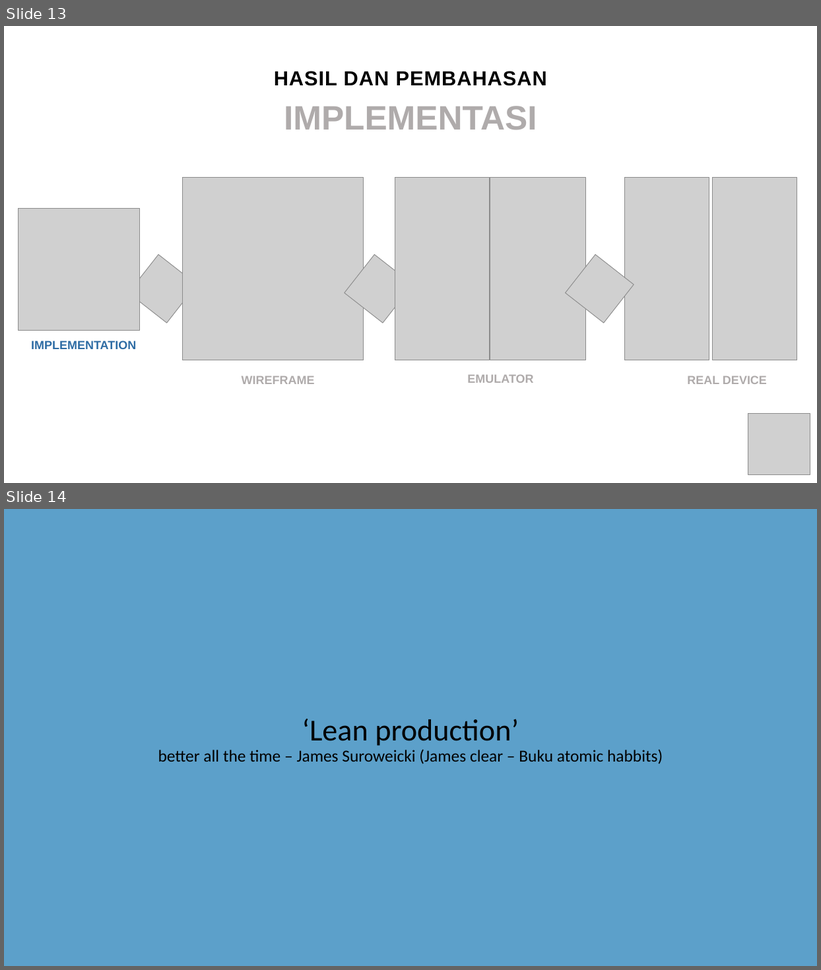
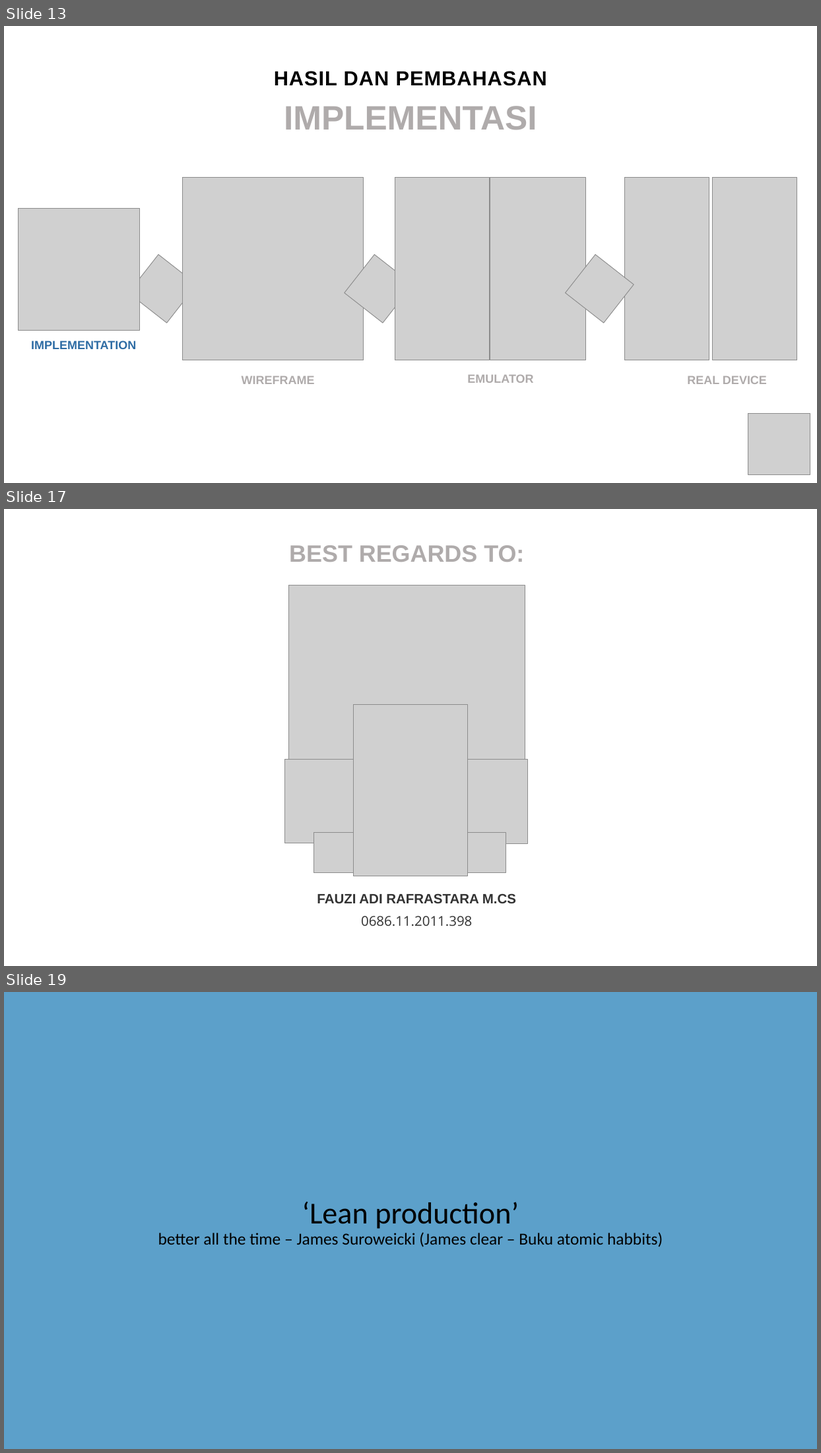
Before and after one commit to gunadermawan/skripsi, a slide deck: dokumen/ppt_skripsi.pptx. Shown one above the other, each under a label of ours: slides 13 and 14 before the commit, slides 13, 17 and 19 after it; the slides between them are not shown. The pictures are 821x970 and 821x1453 pixels, drawn with LibreOffice and Linux fonts; fonts in the diff are those of the drawing; grey boxes stand for pictures. Boxes give left, top, right and bottom in pixels: in the first picture for what was removed or moved away, otherwise in the second. Text is boxed around its words. In the diff, an @@ line names an element or a change of style, - is before the commit and + after.

```diff
--- a/dokumen/ppt_skripsi.pptx
+++ b/dokumen/ppt_skripsi.pptx
@@ slide 17 added at box(4, 509, 817, 966), background #FFFFFF @@
@@ text added at box(289, 545, 524, 562), 28 pt, text #AFABAB, bold @@
+BEST REGARDS TO:
@@ picture added at box(289, 586, 525, 822) @@
@@ picture added at box(354, 705, 468, 876) @@
@@ picture added at box(285, 760, 375, 844) @@
@@ picture added at box(444, 760, 528, 844) @@
@@ picture added at box(314, 832, 357, 873) @@
@@ picture added at box(466, 832, 507, 873) @@
@@ text added at box(317, 894, 516, 904), 16 pt, text #333333, bold @@
+FAUZI ADI RAFRASTARA M.CS
@@ text added at box(361, 916, 472, 927), 16 pt, text #333333 @@
+0686.11.2011.398
@@ what was slide 14 is now slide 19 @@
```
Also in this commit, not shown: 1 slide changed, 5 other slides added.
